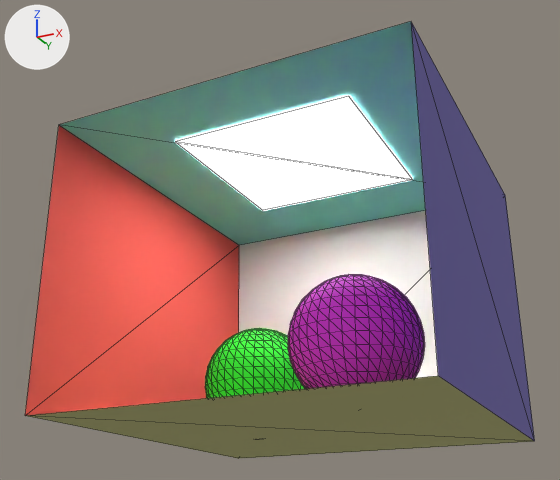
What one commit did to the OBJ model example-scenes/models/CornellBox/CornellBox-Sphere.obj.
Both versions are drawn from a 50 mm camera at (1.75, -3.8, -0.61) aimed at (-0.08, -0.13, 1.05). Arrows for +X, +Y and +Z are at upper left; the lights stay in place. Mesh edges are drawn as thin lines. Where no turn or scale is listed for an object, it has been applied to the vertices. Vertices at the same position are counted once.

Names of what the first picture shows: 'CornellBox-Sphere'.
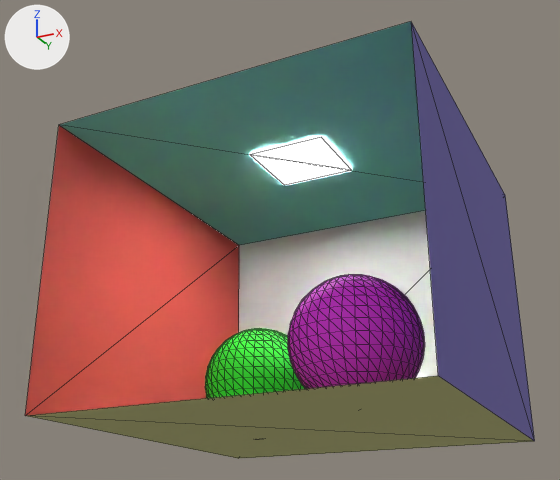
Where the change shows, as pixel boxes [x1, y1, x2, y2] in the pictures (560 x 480 px; the box of a moved part takes in the faces that stretch with it):
```json
{"object": "CornellBox-Sphere", "change": "surface changed, reshaped", "before": [25, 21, 535, 459], "after": [25, 21, 535, 459]}
{"part": 1, "of": "me_cornellbox_sphere", "change": "moved or reshaped", "before": [175, 96, 413, 210], "after": [250, 137, 351, 185]}
```

The change, as JSON lines over the scene's bpy script:
```json
{"op": "set", "path": "mat_light.emission_strength", "old": "10.0", "new": "50.0"}
{"block": "me_cornellbox_sphere", "where": "me_cornellbox_sphere.from_pydata(...)  # 1104 vertices, 2188 faces; spans x -1.02..1.0, y -0.99..1.04, z 0.0..1.59"}
{"block": "me_cornellbox_sphere", "where": "# used by ob_cornellbox_sphere; location = (0.0, 0.0, 0.0)"}
{"block": "me_cornellbox_sphere", "change": "me_cornellbox_sphere part 1"}
{"op": "set", "path": "me_cornellbox_sphere.vertices[1100].co", "old": "(0.53, 0.52, 1.58)", "new": "(0.23, 0.23, 1.58)", "note": "pixel (412, 179) -> pixel (351, 170)"}
{"op": "set", "path": "me_cornellbox_sphere.vertices[1101].co", "old": "(0.53, -0.56, 1.58)", "new": "(0.23, -0.23, 1.58)", "note": "pixel (348, 96) -> pixel (321, 137)"}
{"op": "set", "path": "me_cornellbox_sphere.vertices[1102].co", "old": "(-0.54, -0.56, 1.58)", "new": "(-0.23, -0.23, 1.58)", "note": "pixel (175, 141) -> pixel (250, 154)"}
{"op": "set", "path": "me_cornellbox_sphere.vertices[1103].co", "old": "(-0.54, 0.52, 1.58)", "new": "(-0.23, 0.23, 1.58)", "note": "pixel (262, 210) -> pixel (284, 185)"}
```
